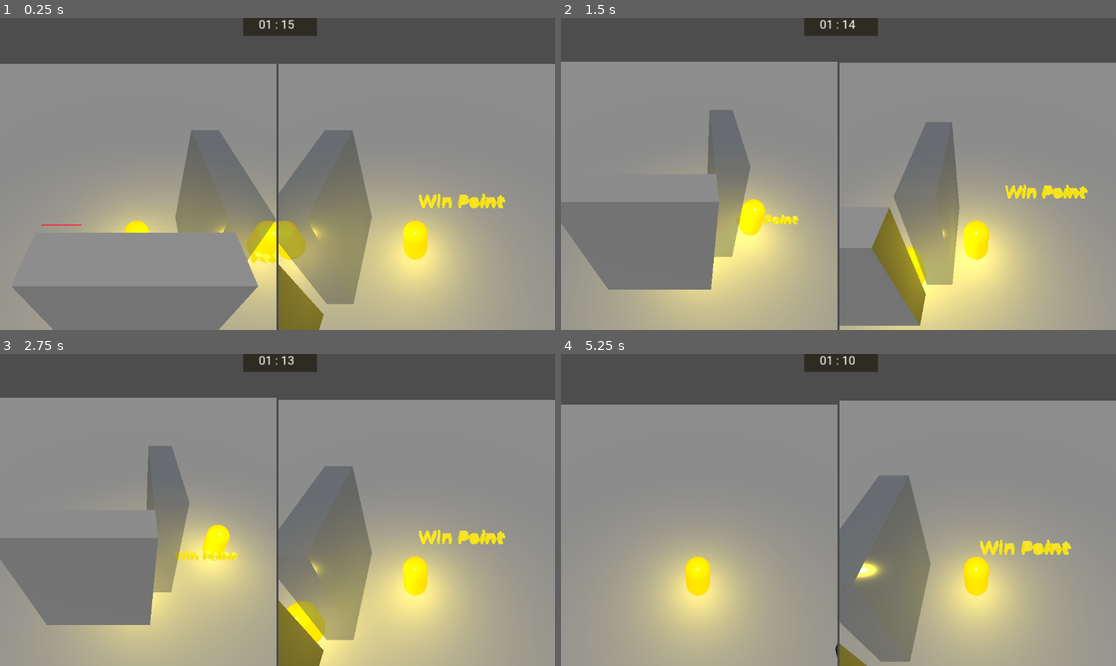
Above: before the commit, frames 1-4 (two rows, left to right).
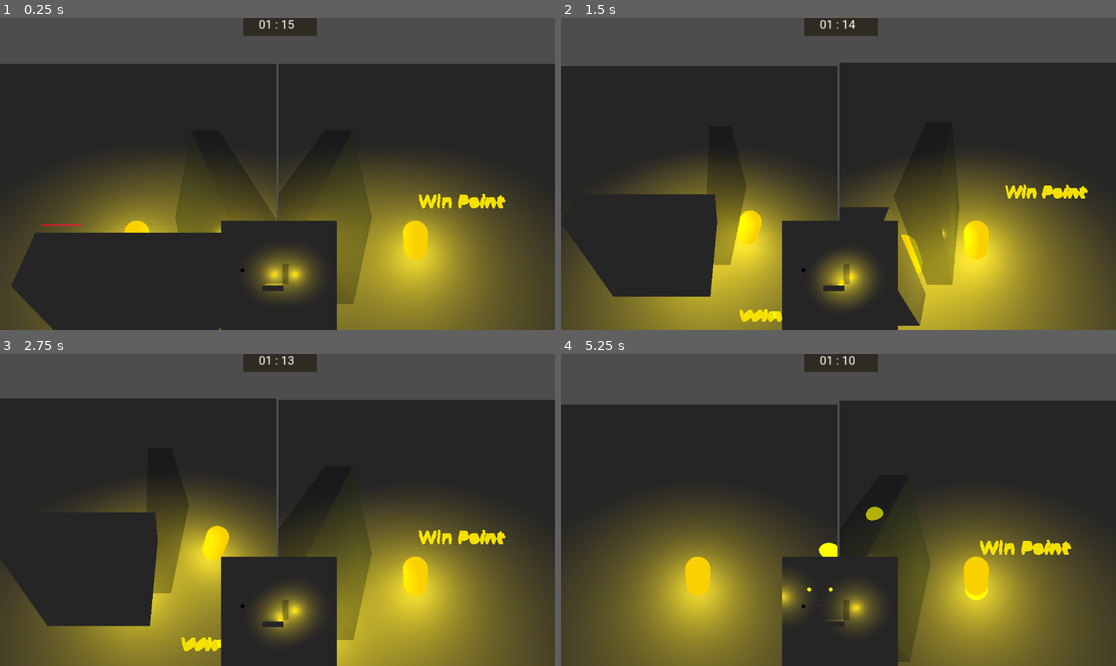
Above: after the commit, the same moments.

Repository: AmirHA-dotcom/BugsBuzzy
Game: Godot game, scene res://Scense/Main.tscn
Same seed, same stepped clock (60 frames per second), same inputs: the game is played once before the commit and once after it. This scene is started directly instead of the project's main scene.
Inputs:
- Up to frame 1 (0.25 s): no input
- Up to frame 2 (1.5 s): tap Enter (ui_accept) at 0.5 s; hold D (p1_move_right) 0.53-1.28 s; tap Keypad 2 (p2_move_down) at 0.6 s; tap Space (p1_jump, bound only after the commit) at 0.77, 1.07 s; tap Keypad 4 (p2_move_left) at 0.8, 1.35 s; hold S (p1_move_down) from 1.28 s (still down)
- Up to frame 3 (2.75 s): tap Space (p1_jump, bound only after the commit) at 1.52, 1.82 s; tap Keypad 6 (p2_move_right) at 1.55, 2.1 s; release S (p1_move_down) at 2.03 s; hold D (p1_move_right) from 2.03 s (still down); tap Keypad 8 (p2_move_up) at 2.3 s
- Up to frame 4 (5.25 s): release D (p1_move_right) at 2.78 s; hold W (p1_move_up) 2.78-3.53 s; tap Keypad 8 (p2_move_up) at 2.85 s; tap Space (p1_jump, bound only after the commit) at 3.02, 3.32, 3.77, 4.07, 4.52, 4.82 s; tap Enter (ui_accept) at 3.05, 3.6 s; hold A (p1_move_left) 3.53-5.03 s; tap R (p1_ability, bound only after the commit) at 3.8, 4.35 s; tap Keypad 1 (p2_ability, bound only after the commit) at 4.55, 5.1 s; hold S (p1_move_down) from 5.03 s (still down)

The runs differ from the first frame. In frame 1, 85% of the frame differs, in the area x 0-100%, y 14-100%; in frame 2, 84%; in frame 3, 85%; in frame 4, 84%.

Commit message:
made abilities

Diff:
--- /dev/null
+++ b/Map/mini_map_camera.tscn
@@ -0,0 +1,5 @@
+[gd_scene format=3 uid="uid://ds4wxsuj6lcwo"]
+
+[node name="Mini_Map_Camera" type="Camera3D"]
+transform = Transform3D(1, 0, 0, 0, -4.371139e-08, 1, 0, -1, -4.371139e-08, 0, 0, 0)
+cull_mask = 1048569
--- a/Map/win_point1.gd
+++ b/Map/win_point1.gd
@@ -1,7 +1,7 @@
 # WinPoint.gd
 extends Area3D
 
-@export var target_player_id: int = 1
+var target_player_id: int = 1
 signal player_won(player_id: int)
 
 func _ready() -> void:
--- /dev/null
+++ b/Player/a_light.tscn
@@ -0,0 +1,13 @@
+[gd_scene load_steps=3 format=3 uid="uid://cvn4rremg74fx"]
+
+[sub_resource type="SphereMesh" id="SphereMesh_7cvia"]
+
+[sub_resource type="StandardMaterial3D" id="StandardMaterial3D_rfum1"]
+albedo_color = Color(18.892, 18.892, 0, 1)
+emission_enabled = true
+emission = Color(12.55355, 10.581538, 0, 1)
+emission_energy_multiplier = 15.0
+
+[node name="A_Light" type="MeshInstance3D"]
+mesh = SubResource("SphereMesh_7cvia")
+surface_material_override/0 = SubResource("StandardMaterial3D_rfum1")
--- a/Player/player.gd
+++ b/Player/player.gd
@@ -1,57 +1,108 @@
-#Player Controller
+# Player Controller (Godot 4.x)
 class_name Player
 extends CharacterBody3D
 
-@export var	 player_id = 1
-@onready var camera = $Camera3D
+@export var player_id: int = 1
+@onready var camera: Camera3D = $Camera3D
 
-const SPEED = 10.0
+const SPEED: float = 10.0
+const JUMP_VELOCITY: float = 4.5
+const ROTATION_SPEED: float = 3.0
 
-const JUMP_VELOCITY = 4.5
-const ROTATION_SPEED = 3.0 # Speed at which the player rotates when pressing Q/E
+# Ability config
+@export var max_ability_count: int = 5
+var ability_left: int
+@export var ability_mesh: PackedScene   # assign a small Node3D scene with a MeshInstance3D (no physics)
 
 func _ready() -> void:
-	camera.cull_mask = 0;
-	camera.set_cull_mask_value(1, true);
-	if player_id == 1 :
-		camera.set_cull_mask_value(2, true);
-	elif  player_id == 2 :
-		camera.set_cull_mask_value(3, true);
+	# camera culling (shared + player-specific)
+	camera.cull_mask = 0
+	camera.set_cull_mask_value(1, true)              # shared visual layer
+	if player_id == 1:
+		camera.set_cull_mask_value(2, true)          # P1-only layer
+	elif player_id == 2:
+		camera.set_cull_mask_value(3, true)          # P2-only layer
 
+	ability_left = max_ability_count
 
 func _physics_process(delta: float) -> void:
-	# Add gravity.
-	if not is_on_floor():
+	# gravity
+	if !is_on_floor():
 		velocity += get_gravity() * delta
 
-	# Handle jump.
-	if Input.is_action_just_pressed("ui_accept") and is_on_floor():
+	# per-player jump
+	if player_id == 1 and Input.is_action_just_pressed("p1_jump") and is_on_floor():
+		velocity.y = JUMP_VELOCITY
+	elif player_id == 2 and Input.is_action_just_pressed("p2_jump") and is_on_floor():
 		velocity.y = JUMP_VELOCITY
 
-	# Get the input direction and handle movement/deceleration.
-	var input_dir := Vector2.ZERO
-
+	# rotation + movement (your original logic)
+	var input_dir: Vector2 = Vector2.ZERO
 	if player_id == 1:
-		input_dir = Input.get_vector("p1_move_left", "p1_move_right", "p1_move_up", "p1_move_down");
+		input_dir = Input.get_vector("p1_move_left", "p1_move_right", "p1_move_up", "p1_move_down")
 		if Input.is_action_pressed("p1_rotate_right"):
 			rotation.y -= ROTATION_SPEED * delta
 		elif Input.is_action_pressed("p1_rotate_left"):
 			rotation.y += ROTATION_SPEED * delta
 	elif player_id == 2:
-		input_dir = Input.get_vector("p2_move_left", "p2_move_right", "p2_move_up", "p2_move_down");
+		input_dir = Input.get_vector("p2_move_left", "p2_move_right", "p2_move_up", "p2_move_down")
 		if Input.is_action_pressed("p2_rotate_right"):
 			rotation.y -= ROTATION_SPEED * delta
 		elif Input.is_action_pressed("p2_rotate_left"):
 			rotation.y += ROTATION_SPEED * delta
-	var direction := (transform.basis * Vector3(input_dir.x, 0, input_dir.y)).normalized()
 
-	if direction:
-		velocity.x = direction.x * SPEED
-		velocity.z = direction.z * SPEED
+	var dir3: Vector3 = (transform.basis * Vector3(input_dir.x, 0, input_dir.y)).normalized()
+	if dir3 != Vector3.ZERO:
+		velocity.x = dir3.x * SPEED
+		velocity.z = dir3.z * SPEED
 	else:
 		velocity.x = move_toward(velocity.x, 0, SPEED)
 		velocity.z = move_toward(velocity.z, 0, SPEED)
 
-
+	# ability trigger
+	if player_id == 1 and Input.is_action_just_pressed("p1_ability"):
+		_try_spawn_ability()
+	elif player_id == 2 and Input.is_action_just_pressed("p2_ability"):
+		_try_spawn_ability()
 
 	move_and_slide()
+
+# ---------- ability helpers ----------
+
+func _try_spawn_ability() -> void:
+	if ability_left <= 0:
+		print("Player %d: no charges left." % player_id)
+		return
+	if ability_mesh == null:
+		push_error("Assign 'ability_mesh' (PackedScene) on Player %d." % player_id)
+		return
+
+	var instance: Node3D = ability_mesh.instantiate()
+	instance.global_position = _ground_position_under_player()
+	_disable_any_colliders(instance)   # ensure no collisions
+	get_tree().current_scene.add_child(instance)     # add to world
+
+	ability_left -= 1
+	print("Player %d ability used. Remaining: %d" % [player_id, ability_left])
+
+# Find a nice placement on the floor below the player (so it’s not inside the capsule)
+func _ground_position_under_player() -> Vector3:
+	var from: Vector3 = global_transform.origin + Vector3(0, 1.5, 0)
+	var to: Vector3 = from + Vector3(0, -6.0, 0)
+	var params := PhysicsRayQueryParameters3D.create(from, to)
+	params.exclude = [self]
+	var hit := get_world_3d().direct_space_state.intersect_ray(params)
+
+	if hit.has("position"):
+		return (hit.position + Vector3(0, 0.02, 0))  # small lift to avoid z-fighting
+	return global_transform.origin
+
+# If the packed scene accidentally has physics nodes, disable them so there’s no capsule/blocking
+func _disable_any_colliders(root: Node) -> void:
+	if root is CollisionObject3D:
+		# Remove from all layers/masks so it can't collide with anything
+		var co := root as CollisionObject3D
+		co.collision_layer = 0
+		co.collision_mask = 0
+	for child in root.get_children():
+		_disable_any_colliders(child)
--- a/Player/player.tscn
+++ b/Player/player.tscn
@@ -1,6 +1,7 @@
-[gd_scene load_steps=5 format=3 uid="uid://d01ykwgu2i8xg"]
+[gd_scene load_steps=6 format=3 uid="uid://d01ykwgu2i8xg"]
 
 [ext_resource type="Script" uid="uid://cfo01gkjy5icq" path="res://Player/player.gd" id="1_l8h54"]
+[ext_resource type="PackedScene" uid="uid://cvn4rremg74fx" path="res://Player/a_light.tscn" id="2_4ntmi"]
 
 [sub_resource type="CapsuleMesh" id="CapsuleMesh_hvfyp"]
 
@@ -16,6 +17,7 @@
 
 [node name="Player" type="CharacterBody3D"]
 script = ExtResource("1_l8h54")
+ability_mesh = ExtResource("2_4ntmi")
 
 [node name="MeshInstance3D" type="MeshInstance3D" parent="."]
 mesh = SubResource("CapsuleMesh_hvfyp")
--- a/Scense/Main.tscn
+++ b/Scense/Main.tscn
@@ -1,23 +1,16 @@
-
-[gd_scene load_steps=14 format=3 uid="uid://1xfvj1p7ev1x"]
-
-
+[gd_scene load_steps=16 format=3 uid="uid://1xfvj1p7ev1x"]
 
 [ext_resource type="PackedScene" uid="uid://chwnd3cftco3p" path="res://Map/floor.tscn" id="1_kh0yo"]
 [ext_resource type="PackedScene" uid="uid://dd3yne4nsjp6u" path="res://Map/wall.tscn" id="2_i1awr"]
 [ext_resource type="PackedScene" uid="uid://cq3n4hchfl5v5" path="res://Map/trap.tscn" id="3_35vgc"]
 [ext_resource type="PackedScene" uid="uid://ctaknjncpv3em" path="res://Map/FallTrap.tscn" id="4_bvni8"]
 [ext_resource type="PackedScene" uid="uid://d01ykwgu2i8xg" path="res://Player/player.tscn" id="5_b73pd"]
-
 [ext_resource type="Script" uid="uid://cg2p21p8nl2x3" path="res://Scense/control.gd" id="5_i1awr"]
-[ext_resource type="PackedScene" uid="uid://1euwhhrkb7il" path="res://Map/win_point1.tscn" id="6_fa28u"]
+[ext_resource type="PackedScene" uid="uid://dlhsbpjogvpsu" path="res://Map/win_point1.tscn" id="6_fa28u"]
 [ext_resource type="FontFile" uid="uid://mlr2rkqs2j7g" path="res://Font/Roboto-VariableFont_wdth,wght.ttf" id="7_35vgc"]
-[ext_resource type="PackedScene" uid="uid://cgm8q2qvy4vx" path="res://Map/win_point2.tscn" id="7_p1rog"]
-
+[ext_resource type="PackedScene" uid="uid://ds4wxsuj6lcwo" path="res://Map/mini_map_camera.tscn" id="7_b73pd"]
 [ext_resource type="PackedScene" uid="uid://d2lq57pg6hrb6" path="res://Map/glasswall.tscn" id="7_kh0yo"]
-[ext_resource type="PackedScene" path="res://Map/win_point1.tscn" id="6_fa28u"]
-[ext_resource type="PackedScene" path="res://Map/win_point2.tscn" id="7_p1rog"]
-
+[ext_resource type="PackedScene" uid="uid://0abf2fh8yu86" path="res://Map/win_point2.tscn" id="7_p1rog"]
 
 [sub_resource type="Environment" id="Environment_7dr2q"]
 volumetric_fog_enabled = true
@@ -42,6 +35,7 @@
 
 [node name="DirectionalLight3D" type="DirectionalLight3D" parent="."]
 transform = Transform3D(1, 0, 0, 0, 0.53358495, 0.84574646, 0, -0.84574646, 0.53358495, 0, 0, 0)
+visible = false
 
 [node name="wall" parent="." instance=ExtResource("2_i1awr")]
 transform = Transform3D(1, 0, 0, 0, 1, 0, 0, 0, 1, 0, 0, 2.8369336)
@@ -109,7 +103,6 @@
 collision_layer = 4
 player_id = 2
 
-
 [node name="GameTimer" type="Timer" parent="Control"]
 
 [node name="Panel" type="Panel" parent="Control"]
@@ -135,19 +128,30 @@
 theme_override_font_sizes/font_size = 64
 label_settings = SubResource("LabelSettings_35vgc")
 
+[node name="SubViewportContainer3" type="SubViewportContainer" parent="Control"]
+layout_mode = 1
+anchors_preset = 7
+anchor_left = 0.5
+anchor_top = 1.0
+anchor_right = 0.5
+anchor_bottom = 1.0
+offset_left = -117.0
+offset_top = -227.0
+offset_right = 395.0
+offset_bottom = 285.0
+grow_horizontal = 2
+grow_vertical = 0
+scale = Vector2(0.46948817, 0.44451594)
+
+[node name="SubViewport" type="SubViewport" parent="Control/SubViewportContainer3"]
+handle_input_locally = false
+render_target_update_mode = 4
+
+[node name="Mini_Map_Camera" parent="Control/SubViewportContainer3/SubViewport" instance=ExtResource("7_b73pd")]
+transform = Transform3D(1, 0, 0, 0, -4.371139e-08, 1, 0, -1, -4.371139e-08, 1.1786783, 19.296812, 0.27098823)
+
 [node name="Win_Point1" parent="." instance=ExtResource("6_fa28u")]
-_import_path = NodePath("")
-unique_name_in_owner = false
-process_mode = 0
-process_priority = 0
-process_physics_priority = 0
-process_thread_group = 0
-physics_interpolation_mode = 0
-auto_translate_mode = 0
-editor_description = ""
-
-transform = Transform3D(3.865, 0, 0, 0, 3.865, 0, 0, 0, 3.865, 4.6601977, 0.8833017, 0.67069215)
-script = null
+transform = Transform3D(4.8904705, 0, 0, 0, 4.5859547, 0, 0, 0, 3.865, 4.6601977, 1.4851382, 4.404766)
 
 [node name="Win_Point2" parent="." instance=ExtResource("7_p1rog")]
 transform = Transform3D(5.75, 0, 0, 0, 5.75, 0, 0, 0, 5.75, 7.5777917, 0.9478424, -2.2511606)
--- a/project.godot
+++ b/project.godot
@@ -11,7 +11,7 @@
 [application]
 
 config/name="BugsBuzy_2"
-run/main_scene="uid://bjnuhgq3sumdb"
+run/main_scene="uid://1xfvj1p7ev1x"
 config/features=PackedStringArray("4.5", "Forward Plus")
 config/icon="res://icon.svg"
 
@@ -21,6 +21,13 @@
 
 [input]
 
+ui_accept={
+"deadzone": 0.5,
+"events": [Object(InputEventKey,"resource_local_to_scene":false,"resource_name":"","device":-1,"window_id":0,"alt_pressed":false,"shift_pressed":false,"ctrl_pressed":false,"meta_pressed":false,"pressed":false,"keycode":4194309,"physical_keycode":0,"key_label":0,"unicode":0,"location":0,"echo":false,"script":null)
+, Object(InputEventKey,"resource_local_to_scene":false,"resource_name":"","device":0,"window_id":0,"alt_pressed":false,"shift_pressed":false,"ctrl_pressed":false,"meta_pressed":false,"pressed":false,"keycode":4194310,"physical_keycode":0,"key_label":0,"unicode":0,"location":0,"echo":false,"script":null)
+, Object(InputEventKey,"resource_local_to_scene":false,"resource_name":"","device":0,"window_id":0,"alt_pressed":false,"shift_pressed":false,"ctrl_pressed":false,"meta_pressed":false,"pressed":false,"keycode":32,"physical_keycode":0,"key_label":0,"unicode":32,"location":0,"echo":false,"script":null)
+]
+}
 ui_left={
 "deadzone": 0.5,
 "events": [Object(InputEventKey,"resource_local_to_scene":false,"resource_name":"","device":-1,"window_id":0,"alt_press …(191 unchanged characters)…
@@ -119,3 +126,23 @@
 "events": [Object(InputEventKey,"resource_local_to_scene":false,"resource_name":"","device":0,"window_id":0,"alt_presse …(189 unchanged characters)…
 ]
 }
+p1_ability={
+"deadzone": 0.2,
+"events": [Object(InputEventKey,"resource_local_to_scene":false,"resource_name":"","device":0,"window_id":0,"alt_pressed":false,"shift_pressed":false,"ctrl_pressed":false,"meta_pressed":false,"pressed":false,"keycode":0,"physical_keycode":82,"key_label":0,"unicode":0,"location":0,"echo":false,"script":null)
+]
+}
+p2_ability={
+"deadzone": 0.2,
+"events": [Object(InputEventKey,"resource_local_to_scene":false,"resource_name":"","device":-1,"window_id":0,"alt_pressed":false,"shift_pressed":false,"ctrl_pressed":false,"meta_pressed":false,"pressed":false,"keycode":0,"physical_keycode":4194439,"key_label":0,"unicode":49,"location":0,"echo":false,"script":null)
+]
+}
+p1_jump={
+"deadzone": 0.2,
+"events": [Object(InputEventKey,"resource_local_to_scene":false,"resource_name":"","device":-1,"window_id":0,"alt_pressed":false,"shift_pressed":false,"ctrl_pressed":false,"meta_pressed":false,"pressed":false,"keycode":0,"physical_keycode":32,"key_label":0,"unicode":32,"location":0,"echo":false,"script":null)
+]
+}
+p2_jump={
+"deadzone": 0.2,
+"events": [Object(InputEventKey,"resource_local_to_scene":false,"resource_name":"","device":-1,"window_id":0,"alt_pressed":false,"shift_pressed":false,"ctrl_pressed":false,"meta_pressed":false,"pressed":false,"keycode":0,"physical_keycode":4194438,"key_label":0,"unicode":48,"location":0,"echo":false,"script":null)
+]
+}
Not shown: 1 places in Map/win_point1.tscn that only renumber resources
